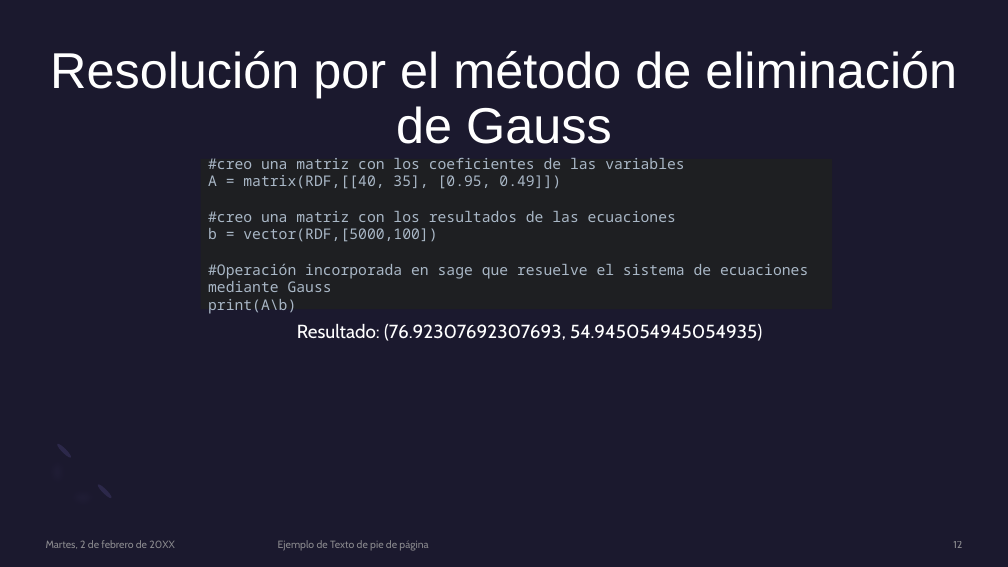
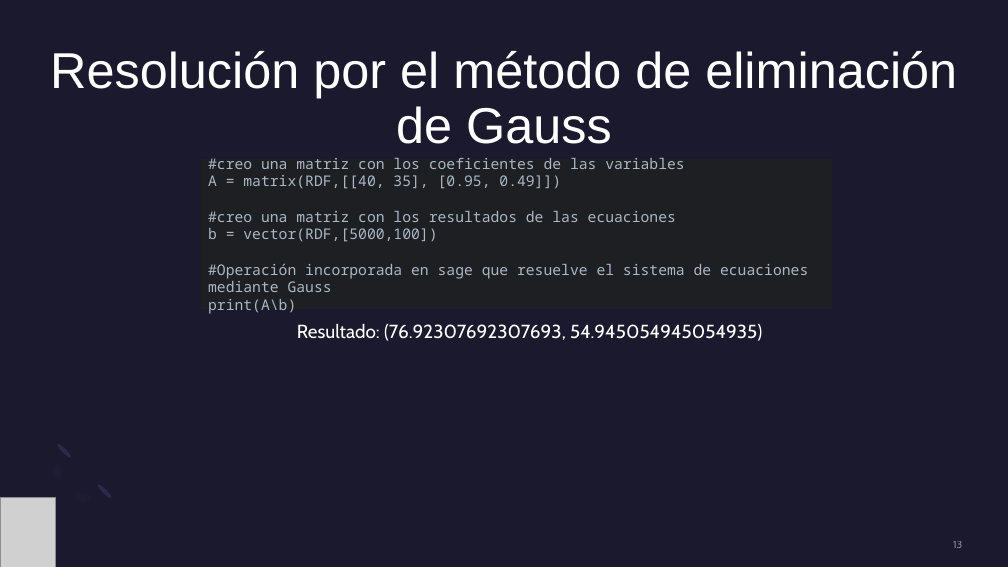
Before and after one commit to marcelo9987/Universidad, a slide deck: slide 13 of C1 S2 Cálculo/tarea3/presentacion.pptx (slide 12 before the commit). Drawn at 1008x567 pixels with LibreOffice and Linux fonts; fonts in the diff are those of the drawing; grey boxes stand for pictures. Boxes give left, top, right and bottom in pixels: in the first picture for what was removed or moved away, otherwise in the second. Text is boxed around its words. In the diff, an @@ line names an element or a change of style, - is before the commit and + after.

```diff
--- a/C1 S2 Cálculo/tarea3/presentacion.pptx
+++ b/C1 S2 Cálculo/tarea3/presentacion.pptx
@@ picture added at [0, 498, 56, 567] @@
@@ text removed at [46, 540, 174, 549] @@
-Martes, 2 de febrero de 20XX
@@ text removed at [278, 540, 428, 551] @@
-Ejemplo de Texto de pie de página
@@ page number at [953, 541, 962, 548]: text changed @@
-12
+13
```
Also in this commit, not shown: 11 other slides changed, 7 slides added, 6 slides removed, 49 other files.
